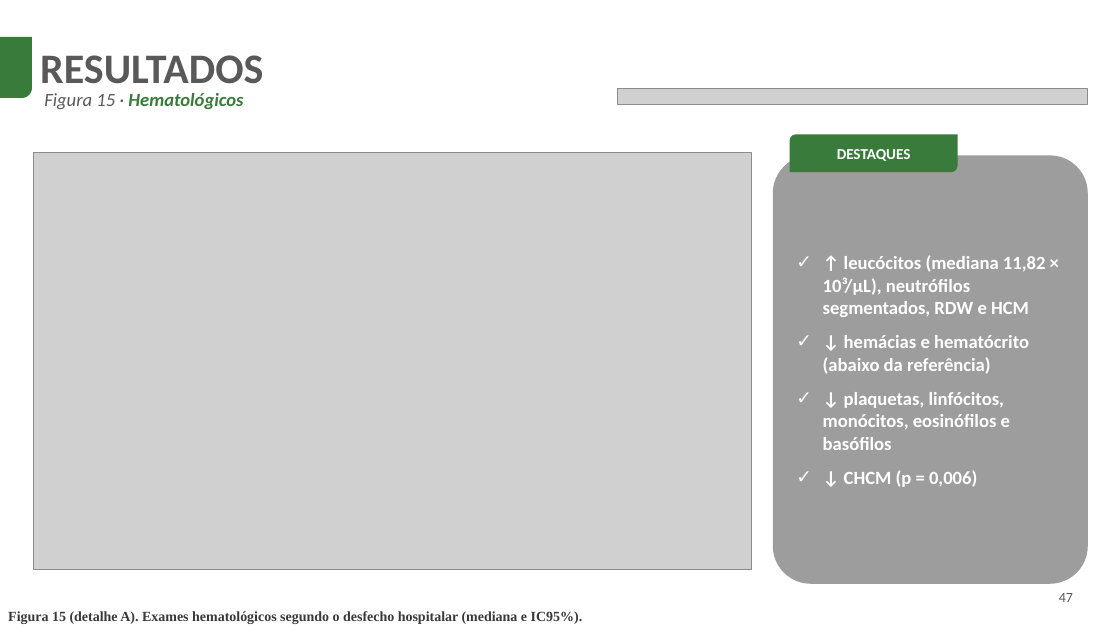
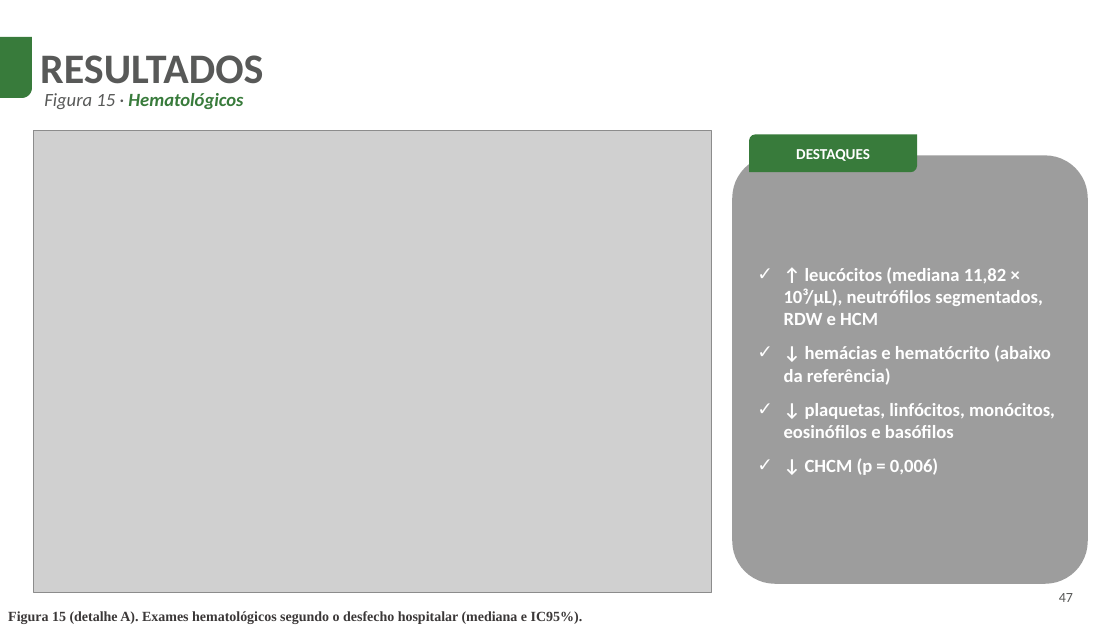
Before and after one commit to codespaperthesis/COVID-19-mortality-analysis, a slide deck: slide 47 of defesa/Defesa_Doutorado_zoom.pptx. Drawn at 1120x630 pixels with LibreOffice and Linux fonts; fonts in the diff are those of the drawing; grey boxes stand for pictures; background and template pictures are left out. Boxes give left, top, right and bottom in pixels: in the first picture for what was removed or moved away, otherwise in the second. Text is boxed around its words. In the diff, an @@ line names an element or a change of style, - is before the commit and + after.

```diff
--- a/defesa/Defesa_Doutorado_zoom.pptx
+++ b/defesa/Defesa_Doutorado_zoom.pptx
@@ picture removed at (618,88,1088,104) @@
@@ picture: place and size @@
-picture at (34,153,752,570)
+picture at (34,130,712,592)
@@ round diag rect "DESTAQUES": place and size @@
-round diag rect "DESTAQUES" at (790,134,958,172)
+round diag rect "DESTAQUES" at (749,134,918,172)
@@ rounded rectangle "↑ leucócitos (mediana 11,82 × ...": place and size @@
-rounded rectangle "↑ leucócitos (mediana 11,82 × ..." at (773,155,1088,584)
+rounded rectangle "↑ leucócitos (mediana 11,82 × ..." at (733,155,1088,584)
```
Also in this commit, not shown: 10 other slides changed, 36 other files.
